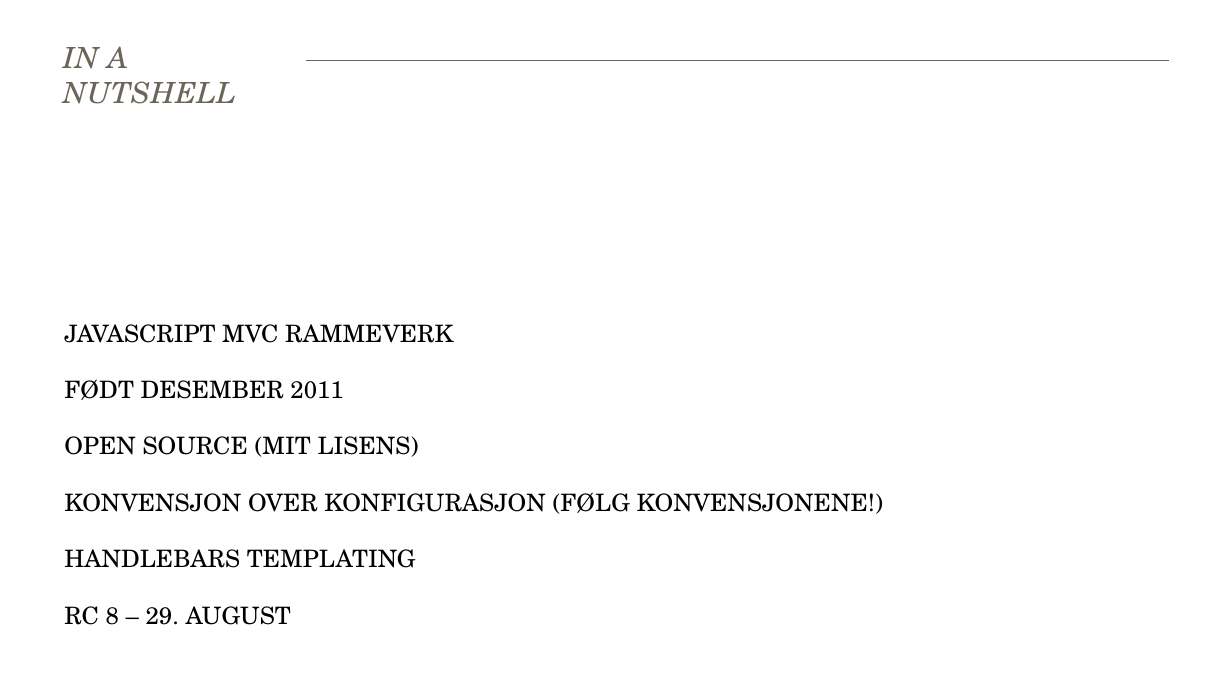
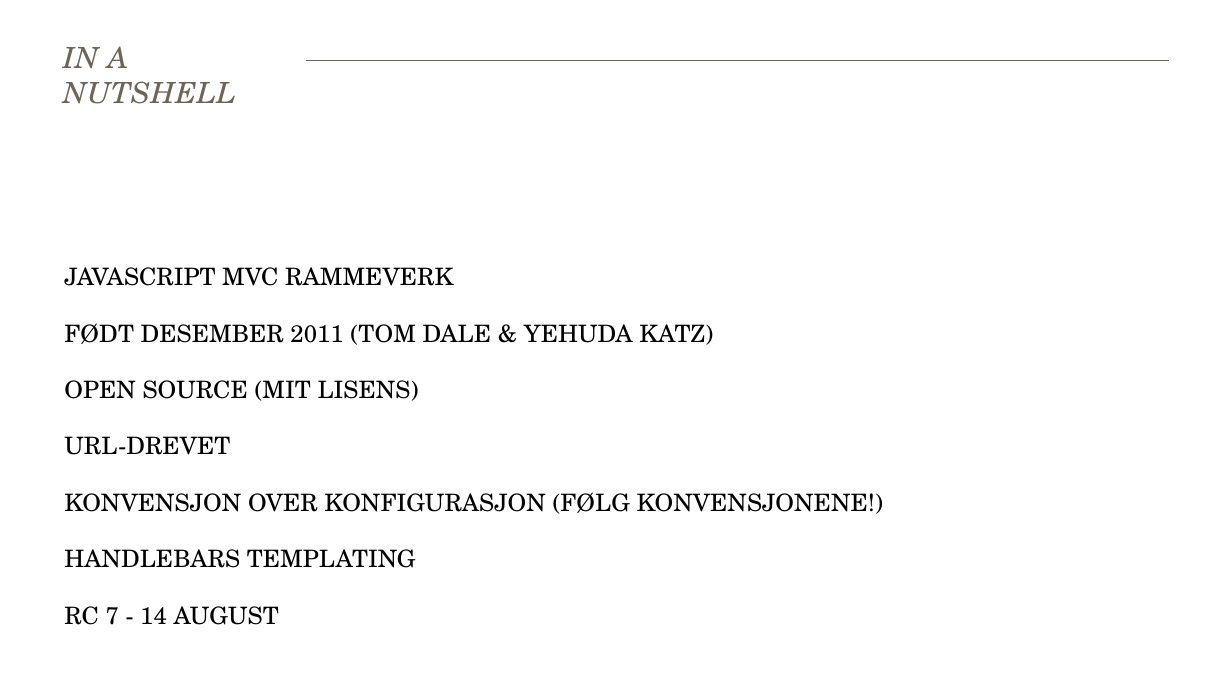
Before and after one commit to skjelbek/fagdag, a slide deck: slide 2 of EmberJS.pptx. Drawn at 1232x693 pixels with LibreOffice and Linux fonts; fonts in the diff are those of the drawing. Boxes give left, top, right and bottom in pixels: in the first picture for what was removed or moved away, otherwise in the second. Text is boxed around its words. In the diff, an @@ line names an element or a change of style, - is before the commit and + after.

```diff
--- a/EmberJS.pptx
+++ b/EmberJS.pptx
@@ text at [64,323,713,345]: text changed @@
-FØDT DESEMBER 2011
+FØDT DESEMBER 2011 (TOM DALE & YEHUDA KATZ)
@@ text at [64,436,230,455]: paragraph added @@
+URL-DREVET
@@ text at [64,606,279,625]: text changed @@
-RC 8 – 29. AUGUST
+RC 7 - 14 AUGUST
```
Also in this commit, not shown: 2 other slides changed.
